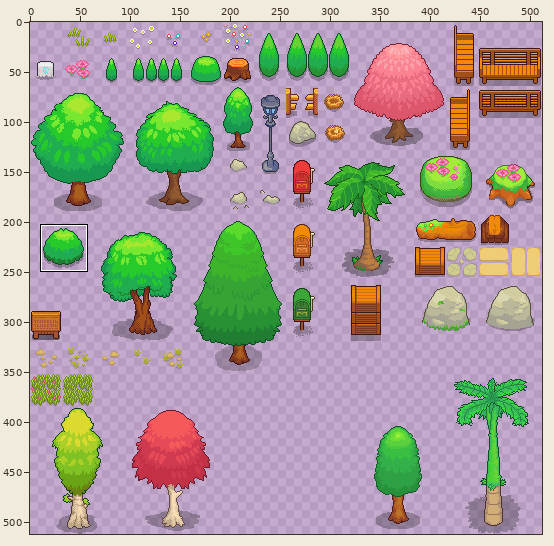
Sprite sheet, stored at img/tilesets/Growing_OutsideB_Spring.png. Above: a wide view before the commit, with the close-up outlined.
Close-up. Before:
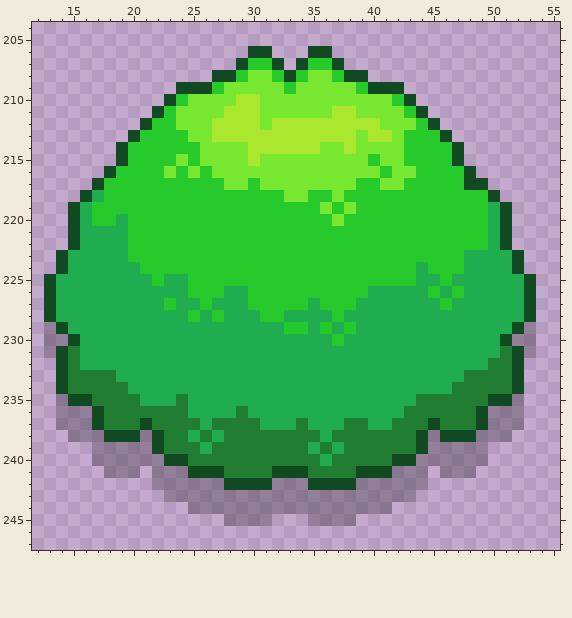
The file is 512x512 pixels. Colours within 5 levels of each other are drawn and written as one. Shown: x 12..55, y 204..247. The commit also changed other parts of the picture, which this record leaves out.
The result:
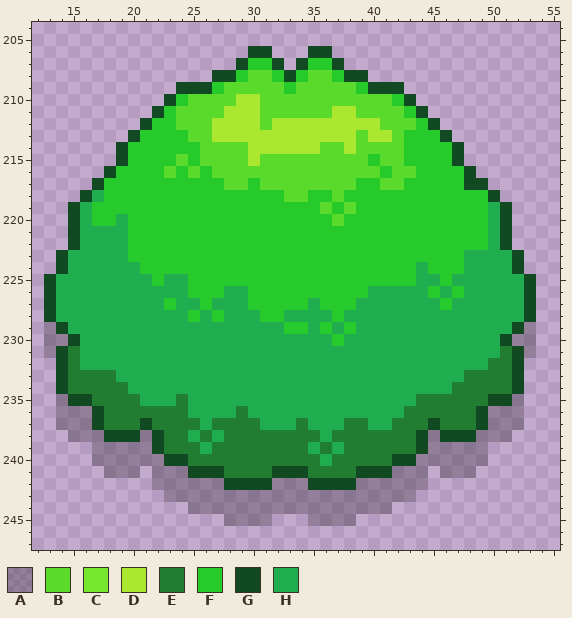
Palette (. is transparent): A #00000040  B #5adb2c  C #77e72f  D #ace72f  E #217d32  F #26cb2b  G #114922  H #20ad50
The exact change:
@@ x 21..45 @@
 207 ........GFFG.GFFG........
-208 ......GGFCCFGFCCFGG......
-209 ...GGGFCCCCCFCCCCCFGGG...
-210 ..GFCCCCDDCCCCCCCCCCCFG..
-211 .GFCCCCDDDCCCCCCDDCCCCFG.
-212 GFFCCCDDDDCDDDDDDDDDCCCFG
-213 FFFFCCDDDDDDDDDDDDCDDCFFF
-214 FFFFFCCCCDDDDDDCCDCCCCFFF
-215 FFFCFCCCCDCCCCCCCCCFCCFFF
-216 FFCFCFCCCCCCCCCCCCCCFCCFF
-217 FFFFFFFCCFCCCCCCCCFFCCFFF
-218 FFFFFFFFFFFFCCFFCFFFFFFFF
-219 FFFFFFFFFFFFFFFCFCFFFFFFF
-220 FFFFFFFFFFFFFFFFCFFFFFFFF
+208 ......GGFBBFGFBBFGG......
+209 ...GGGFBBBBBFBBBBBFGGG...
+210 ..GFBBBBDDBBBBBBBBBBBFG..
+211 .GFBBBBDDDBBBBBBDDBBBBFG.
+212 GFFBBBDDDDBDDDDDDDDDBBBFG
+213 FFFFBBDDDDDDDDDDDDBDDBFFF
+214 FFFFFBBBBDDDDDDBBDBBBBFFF
+215 FFFBFBBBBDBBBBBBBBBFBBFFF
+216 FFBFBFBBBBBBBBBBBBBBFBBFF
+217 FFFFFFFBBFBBBBBBBBFFBBFFF
+218 FFFFFFFFFFFFBBFFBFFFFFFFF
+219 FFFFFFFFFFFFFFFBFBFFFFFFF
+220 FFFFFFFFFFFFFFFFBFFFFFFFF
 221 FFFFFFFFFFFFFFFFFFFFFFFFF
Changed places in both close-ups, as pixel boxes (x1, y1, x2, y2):
changed: (164, 70, 416, 226)
